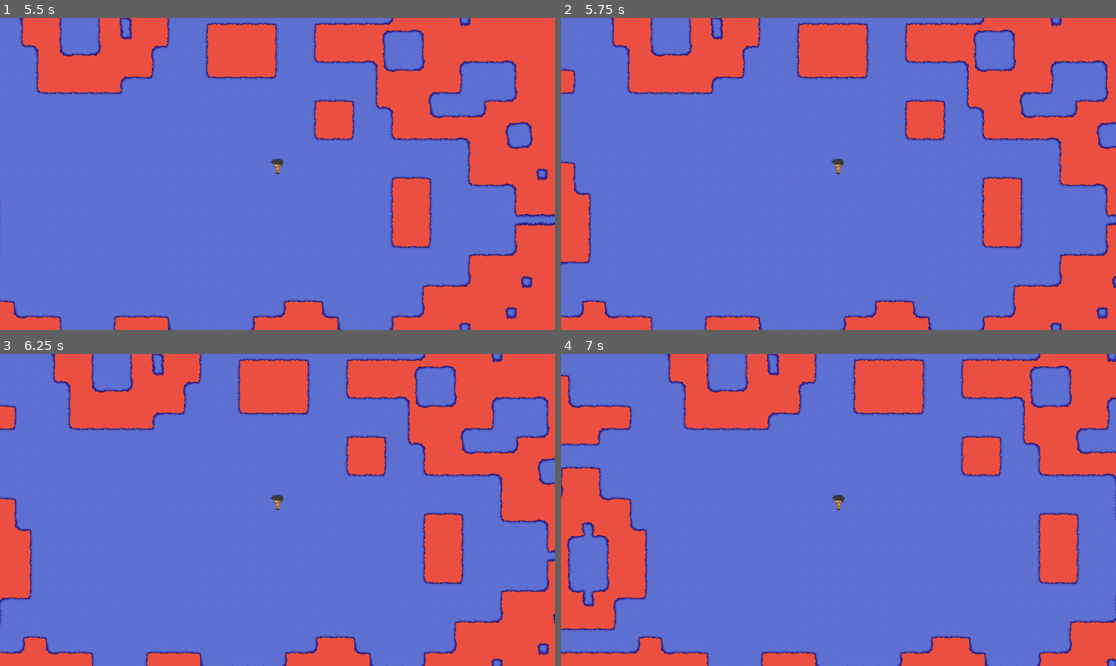
Above: before the commit, frames 1-4 (two rows, left to right).
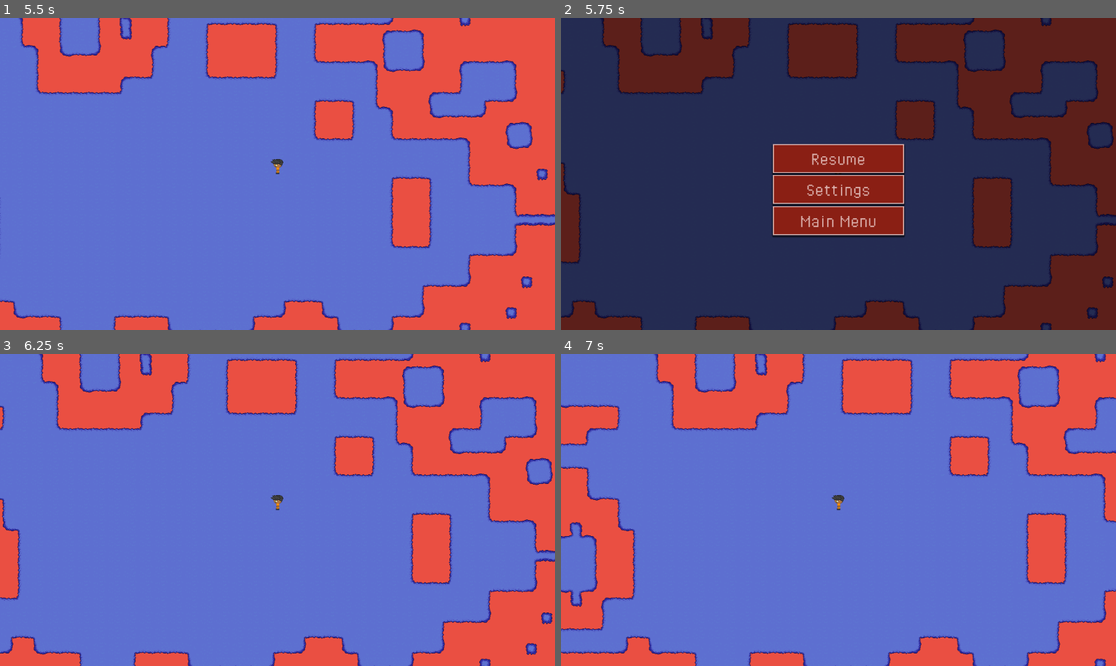
Above: after the commit, the same moments.

Repository: JeremelleV/C230-Nighthawks
Game: Godot game, scene res://scenes/main/main_menu.tscn
The game is run twice, just before and just after one commit, with the same random seed, the same clock (stepped at 60 frames per second) and the same inputs.
Inputs (mouse positions are in pixels of both pictures, inside the frame that each line leads up to):
- Up to frame 1 (5.5 s): click "Settings" at 0.5 s; click "Start" at 1.25 s; tap Enter (ui_accept) at 2, 2.27, 3.02, 4.52, 5.27 s; hold D (right) 2.03-2.78 s; tap T every 0.75 s from 2.1 to 5.1 s; hold S (down) 2.78-3.53 s; hold D (right) 3.53-4.28 s; hold W (up) 4.28-5.03 s; hold A (left) from 5.03 s (still down)
- Up to frame 2 (5.75 s): keep holding A (left); tap Escape (ui_cancel) at 5.65 s
- Up to frame 3 (6.25 s): release A (left) at 5.75 s; click (277, 494) at 5.75 s, where only the run after the commit has a clickable "Resume"
- Up to frame 4 (7 s): tap Enter (ui_accept) at 6.5, 6.77 s; hold A (left) from 6.53 s (still down); tap T at 6.6 s

Frame 1 is identical in both runs. In frame 2, 100% of the frame differs, in the area x 0-100%, y 0-100%; in frame 3, 13%; in frame 4, 13%.

Commit message:
added simple pause screen

Diff:
--- /dev/null
+++ b/scenes/main/pause_menu.tscn
@@ -0,0 +1,113 @@
+[gd_scene format=3 uid="uid://bdhw4prtmhw7e"]
+
+[ext_resource type="Script" uid="uid://bg4ah87pabryu" path="res://scripts/elements/pause_menu.gd" id="1_sxsxs"]
+[ext_resource type="FontFile" uid="uid://bcvfhp67mv8pw" path="res://assets/ui/fonts/PixelOperator.ttf" id="2_o3hrf"]
+
+[sub_resource type="StyleBoxFlat" id="StyleBoxFlat_xgeum"]
+bg_color = Color(0.5411765, 0.12156863, 0.078431375, 1)
+border_width_left = 2
+border_width_top = 2
+border_width_right = 2
+border_width_bottom = 2
+border_color = Color(0.8627451, 0.69803923, 0.68235296, 1)
+shadow_size = 3
+shadow_offset = Vector2(0, 3)
+
+[sub_resource type="StyleBoxFlat" id="StyleBoxFlat_riycc"]
+bg_color = Color(0.4070458, 0.08176155, 0.04833261, 1)
+border_width_left = 2
+border_width_top = 2
+border_width_right = 2
+border_width_bottom = 2
+border_color = Color(0.8627451, 0.69803923, 0.68235296, 1)
+shadow_size = 3
+shadow_offset = Vector2(0, 3)
+
+[sub_resource type="StyleBoxFlat" id="StyleBoxFlat_duj7x"]
+bg_color = Color(0.4070458, 0.08176155, 0.04833261, 1)
+border_width_left = 2
+border_width_top = 2
+border_width_right = 2
+border_width_bottom = 2
+border_color = Color(0.8627451, 0.69803923, 0.68235296, 1)
+shadow_size = 3
+shadow_offset = Vector2(0, 3)
+
+[node name="pause_menu" type="CanvasLayer" unique_id=969019913]
+process_mode = 3
+script = ExtResource("1_sxsxs")
+
+[node name="ColorRect" type="ColorRect" parent="." unique_id=170450957]
+anchors_preset = 15
+anchor_right = 1.0
+anchor_bottom = 1.0
+grow_horizontal = 2
+grow_vertical = 2
+color = Color(0, 0, 0, 0.60784316)
+
+[node name="button_resume" type="Button" parent="." unique_id=170547006]
+anchors_preset = 8
+anchor_left = 0.5
+anchor_top = 0.5
+anchor_right = 0.5
+anchor_bottom = 0.5
+offset_left = -136.0
+offset_top = -62.0
+offset_right = 136.0
+offset_bottom = -2.0
+grow_horizontal = 2
+grow_vertical = 2
+size_flags_vertical = 3
+theme_override_colors/font_color = Color(0.8627451, 0.69803923, 0.68235296, 1)
+theme_override_fonts/font = ExtResource("2_o3hrf")
+theme_override_font_sizes/font_size = 41
+theme_override_styles/normal = SubResource("StyleBoxFlat_xgeum")
+theme_override_styles/pressed = SubResource("StyleBoxFlat_riycc")
+theme_override_styles/hover = SubResource("StyleBoxFlat_duj7x")
+text = "Resume"
+
+[node name="button_settings" type="Button" parent="." unique_id=1665528084]
+anchors_preset = 8
+anchor_left = 0.5
+anchor_top = 0.5
+anchor_right = 0.5
+anchor_bottom = 0.5
+offset_left = -136.0
+offset_top = 2.0
+offset_right = 136.0
+offset_bottom = 62.0
+grow_horizontal = 2
+grow_vertical = 2
+size_flags_vertical = 3
+theme_override_colors/font_color = Color(0.8627451, 0.69803923, 0.68235296, 1)
+theme_override_fonts/font = ExtResource("2_o3hrf")
+theme_override_font_sizes/font_size = 41
+theme_override_styles/normal = SubResource("StyleBoxFlat_xgeum")
+theme_override_styles/pressed = SubResource("StyleBoxFlat_riycc")
+theme_override_styles/hover = SubResource("StyleBoxFlat_duj7x")
+text = "Settings"
+
+[node name="button_main_menu" type="Button" parent="." unique_id=1340857233]
+anchors_preset = 8
+anchor_left = 0.5
+anchor_top = 0.5
+anchor_right = 0.5
+anchor_bottom = 0.5
+offset_left = -136.0
+offset_top = 67.0
+offset_right = 136.0
+offset_bottom = 127.0
+grow_horizontal = 2
+grow_vertical = 2
+size_flags_vertical = 3
+theme_override_colors/font_color = Color(0.8627451, 0.69803923, 0.68235296, 1)
+theme_override_fonts/font = ExtResource("2_o3hrf")
+theme_override_font_sizes/font_size = 41
+theme_override_styles/normal = SubResource("StyleBoxFlat_xgeum")
+theme_override_styles/pressed = SubResource("StyleBoxFlat_riycc")
+theme_override_styles/hover = SubResource("StyleBoxFlat_duj7x")
+text = "Main Menu"
+
+[connection signal="pressed" from="button_resume" to="." method="_on_button_resume_pressed"]
+[connection signal="pressed" from="button_settings" to="." method="_on_button_settings_pressed"]
+[connection signal="pressed" from="button_main_menu" to="." method="_on_button_main_menu_pressed"]
--- a/scripts/characters/player.gd
+++ b/scripts/characters/player.gd
@@ -30,6 +30,10 @@
 
 func _on_spawn(given_position: Vector2, direction: String):
 	global_position = given_position
+
+	# reset first spawn if coming from main menu
+	if not NavigationManager.in_game:
+		is_first_spawn = true
 
 	# set state and flip based on incoming direction
 	match direction:
--- /dev/null
+++ b/scripts/elements/pause_menu.gd
@@ -0,0 +1,35 @@
+extends CanvasLayer
+
+
+# Called when the node enters the scene tree for the first time.
+func _ready() -> void:
+	process_mode = Node.PROCESS_MODE_ALWAYS
+	visible = false
+	get_tree().paused = false
+
+
+func _input(event: InputEvent) -> void:
+	if not NavigationManager.in_game:
+		return
+	if Input.is_action_just_pressed("ui_cancel"):
+		if get_tree().paused:
+			visible = false
+			get_tree().paused = false
+		else:
+			visible = true
+			get_tree().paused = true
+
+
+func _on_button_resume_pressed() -> void:
+	visible = false
+	get_tree().paused = false
+
+
+func _on_button_settings_pressed() -> void:
+	pass # Replace with function body.
+
+
+func _on_button_main_menu_pressed() -> void:
+	NavigationManager.go_to_main_menu()
+	visible = false
+	get_tree().paused = false
--- a/scripts/systems/navigation_manager.gd
+++ b/scripts/systems/navigation_manager.gd
@@ -4,8 +4,12 @@
 const scene_test_map_2 = preload("res://scenes/overworld/test_map_2.tscn")
 const scene_zone_1_start = preload("res://scenes/overworld/zone_1_start.tscn")
 const scene_zone_2 = preload("res://scenes/overworld/zone_2.tscn")
+const scene_main_menu = preload("res://scenes/main/main_menu.tscn")
 
 const transition_scene = preload("res://scenes/elements/transition.tscn")
+
+var pause_menu_scene = preload("res://scenes/main/pause_menu.tscn")
+var _pause_menu
 
 var player_scene = preload("res://scenes/entities/player/player.tscn")
 var _player_instance
@@ -15,6 +19,8 @@
 var spawn_door_tag
 var _transition
 
+var in_game: bool = false
+
 
 func _ready() -> void:
 	_player_instance = player_scene.instantiate()
@@ -22,6 +28,10 @@
 	# transition overlay
 	_transition = transition_scene.instantiate()
 	add_child(_transition)
+
+	# pause menu
+	_pause_menu = pause_menu_scene.instantiate()
+	add_child(_pause_menu)
 
 
 func go_to_level(level_tag, destination_tag):
@@ -64,3 +74,16 @@
 	get_tree().current_scene.add_child(_player_instance)
 	on_trigger_player_spawn.emit(spawn_position, direction)
 	spawn_door_tag = null
+	in_game = true
+
+
+func go_to_main_menu() -> void:
+	in_game = false
+	get_tree().paused = false
+	if _player_instance.get_parent():
+		_player_instance.get_parent().remove_child(_player_instance)
+	await _transition.fade_out()
+	get_tree().change_scene_to_packed(scene_main_menu)
+	await get_tree().process_frame
+	await get_tree().process_frame
+	await _transition.fade_in()
Not shown, added: scripts/elements/pause_menu.gd.uid
